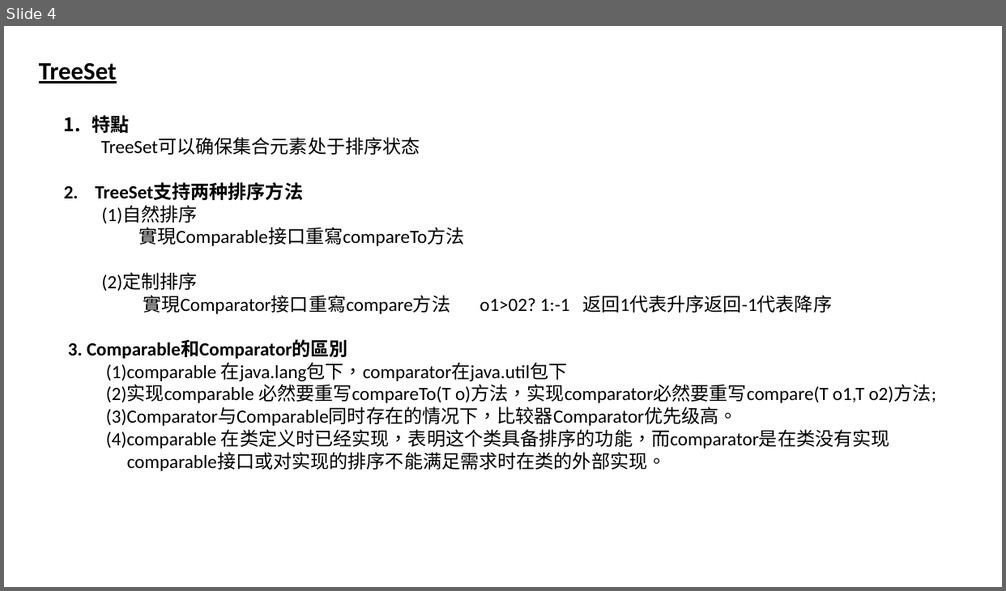
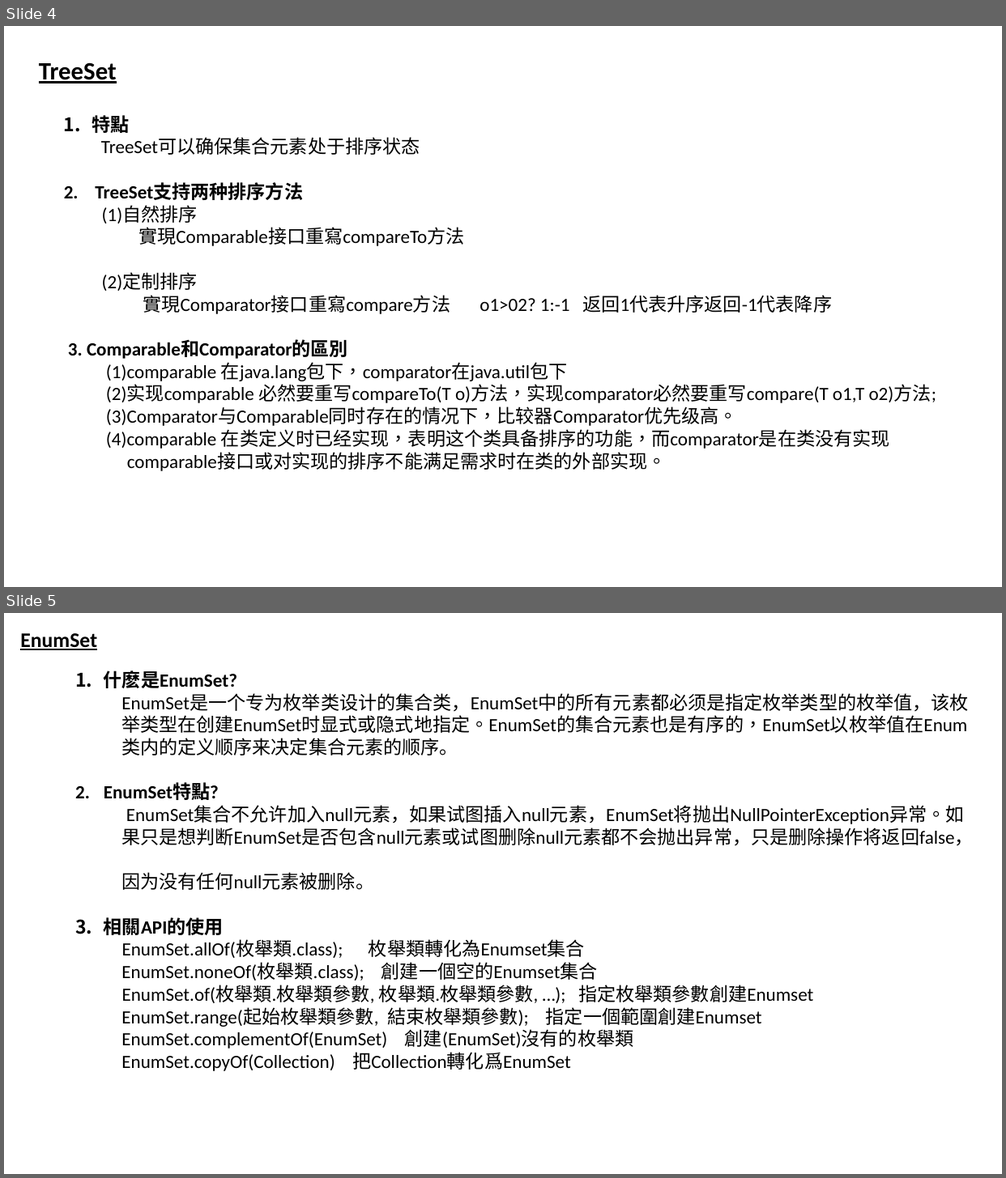
Before and after one commit to luchaojun/ChaojunStudy, a slide deck: JavaStudy/JavaStudyNote/Collection-Map/Java_Set.pptx. Shown one above the other, each under a label of ours: slide 4 before the commit, slides 4 and 5 after it. The pictures are 1006x591 and 1006x1178 pixels, drawn with LibreOffice and Linux fonts; fonts in the diff are those of the drawing. Boxes give left, top, right and bottom in pixels: in the first picture for what was removed or moved away, otherwise in the second. Text is boxed around its words. In the diff, an @@ line names an element or a change of style, - is before the commit and + after.

Commit message:
Add the EnumSet into pptx

```diff
--- a/JavaStudy/JavaStudyNote/Collection-Map/Java_Set.pptx
+++ b/JavaStudy/JavaStudyNote/Collection-Map/Java_Set.pptx
@@ slide 5 added at box(4, 613, 1002, 1174), background #FFFFFF @@
@@ text added at box(20, 633, 97, 650), 20 pt, text #000000, bold, underline @@
+EnumSet
@@ text added at box(104, 671, 974, 1070), 18 pt, text #000000 @@
+1. 什麽是EnumSet?
+EnumSet是一个专为枚举类设计的集合类，EnumSet中的所有元素都必须是指定枚举类型的枚举值，该枚
+举类型在创建EnumSet时显式或隐式地指定。EnumSet的集合元素也是有序的，EnumSet以枚举值在Enum
+类内的定义顺序来决定集合元素的顺序。
+2. EnumSet特點?
+EnumSet集合不允许加入null元素，如果试图插入null元素，EnumSet将抛出NullPointerException异常。如
+果只是想判断EnumSet是否包含null元素或试图删除null元素都不会抛出异常，只是删除操作将返回false，
+因为没有任何null元素被删除。
+3. 相關API的使用
+EnumSet.allOf(枚舉類.class); 枚舉類轉化為Enumset集合
+EnumSet.noneOf(枚舉類.class); 創建一個空的Enumset集合
+EnumSet.of(枚舉類.枚舉類參數, 枚舉類.枚舉類參數, …); 指定枚舉類參數創建Enumset
+EnumSet.range(起始枚舉類參數, 結束枚舉類參數); 指定一個範圍創建Enumset
+EnumSet.complementOf(EnumSet) 創建(EnumSet)沒有的枚舉類
+EnumSet.copyOf(Collection) 把Collection轉化爲EnumSet
```
Also in this commit, not shown: 1 other slide added.
